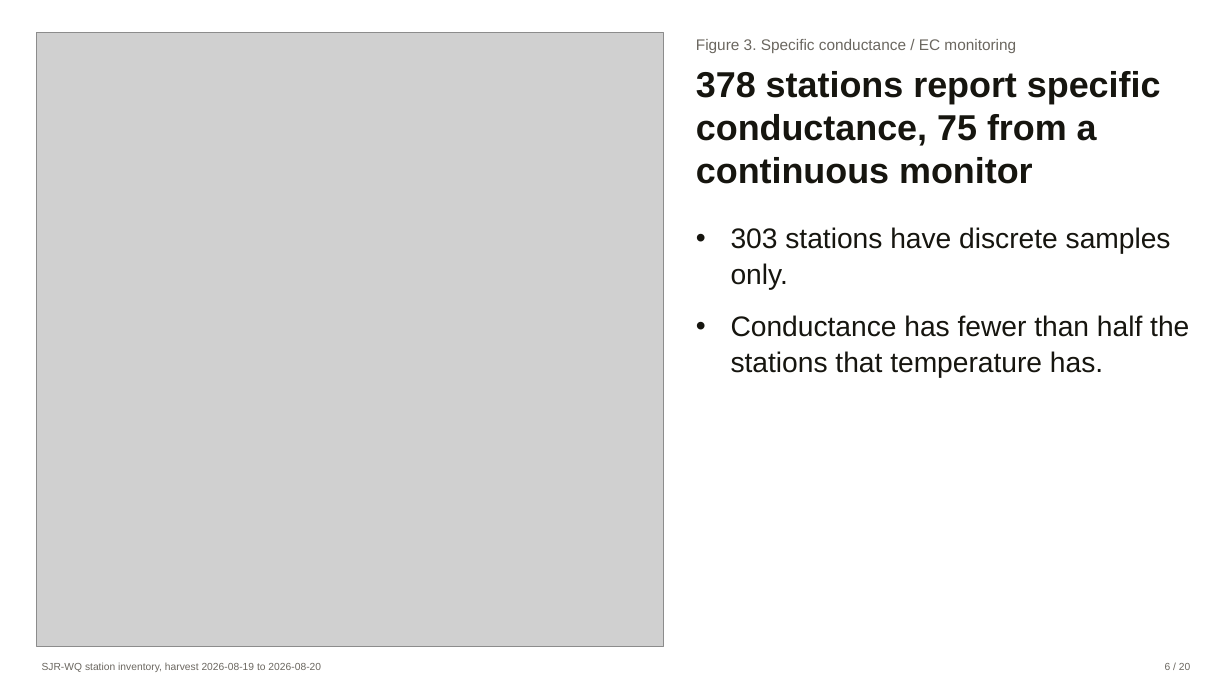
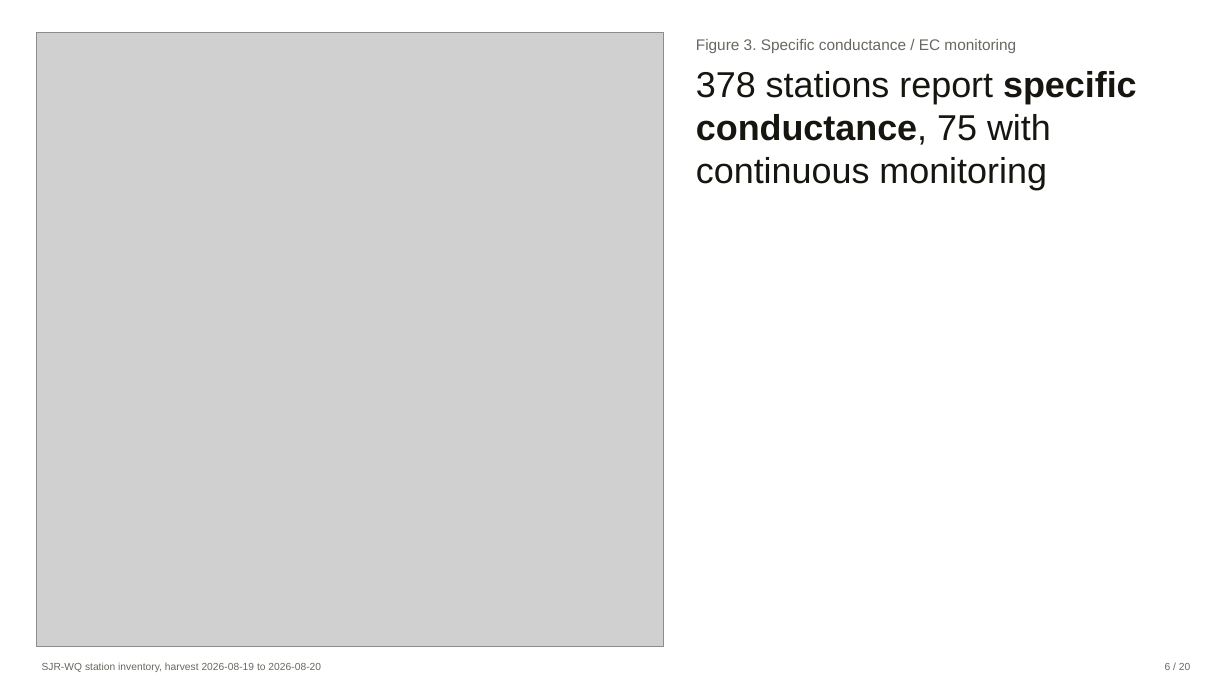
Before and after one commit to wyattarnold/SJR-WQ, a slide deck: slide 6 of docs/SJR-WQ.pptx. Drawn at 1232x693 pixels with LibreOffice and Linux fonts; fonts in the diff are those of the drawing; grey boxes stand for pictures. Boxes give left, top, right and bottom in pixels: in the first picture for what was removed or moved away, otherwise in the second. Text is boxed around its words. In the diff, an @@ line names an element or a change of style, - is before the commit and + after.

```diff
--- a/docs/SJR-WQ.pptx
+++ b/docs/SJR-WQ.pptx
@@ text at [696,71,1137,190]: text changed; size 22 to 28 pt @@
-378 stations report specific conductance, 75 from a continuous monitor
-• 303 stations have discrete samples only.
-• Conductance has fewer than half the stations that temperature has.
+378 stations report specific conductance, 75 with continuous monitoring
```
Also in this commit, not shown: 8 other slides changed.
